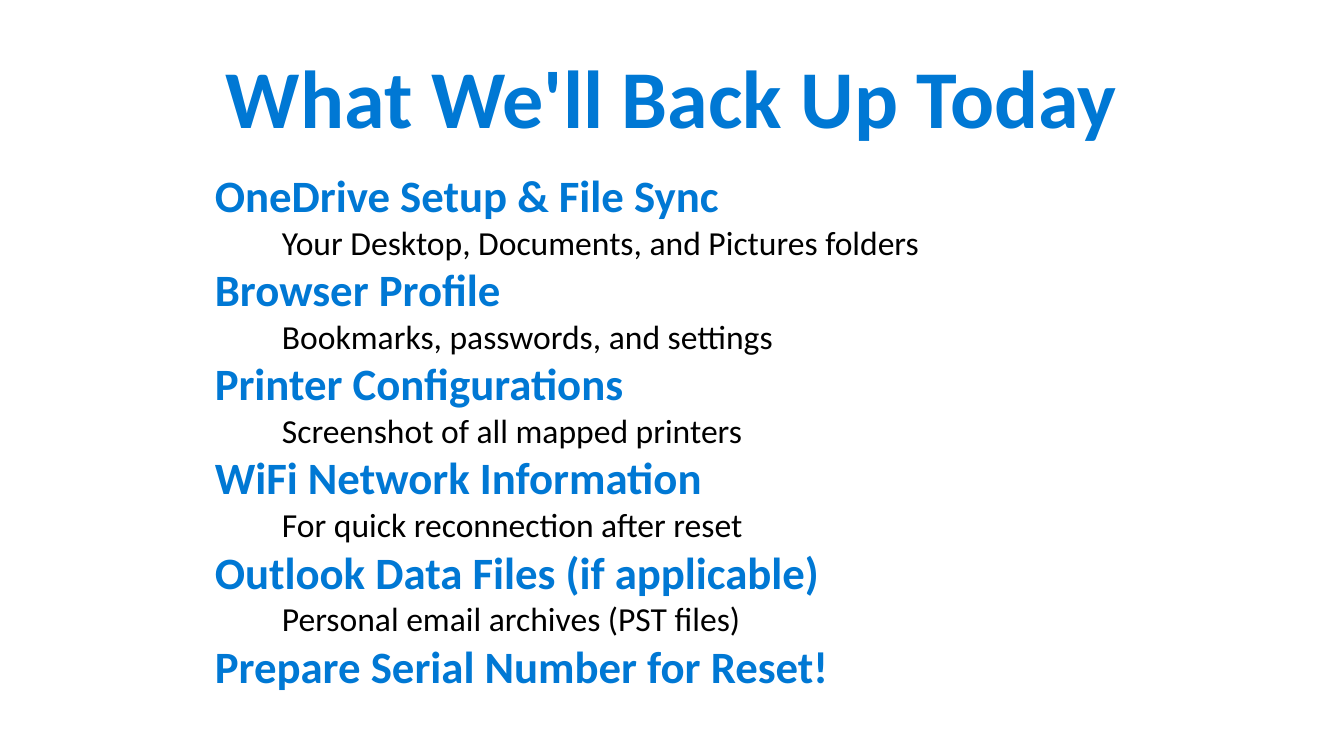
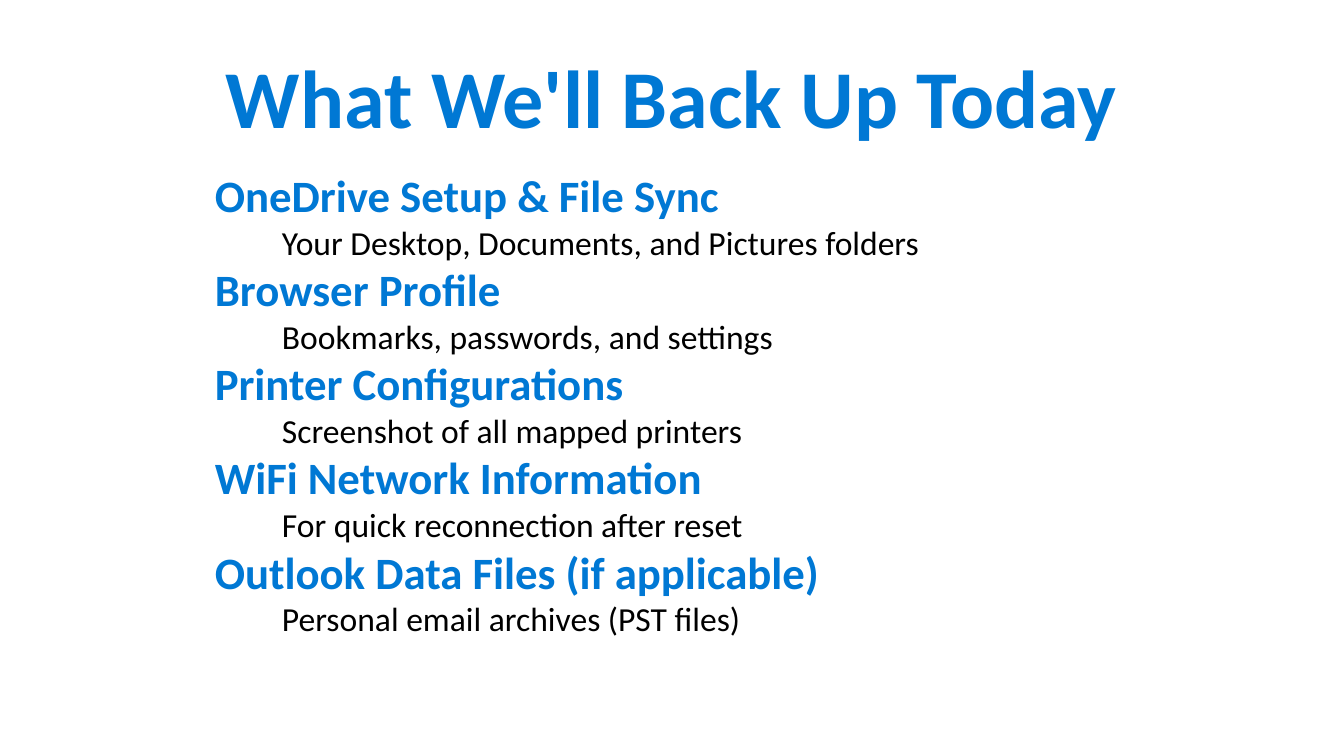
Before and after one commit to ipsghonline/tmp, a slide deck: slide 2 of presentation/Phase1-Backup-Guide.pptx. Drawn at 1344x756 pixels with LibreOffice and Linux fonts; fonts in the diff are those of the drawing. Boxes give left, top, right and bottom in pixels: in the first picture for what was removed or moved away, otherwise in the second. Text is boxed around its words. In the diff, an @@ line names an element or a change of style, - is before the commit and + after.

```diff
--- a/presentation/Phase1-Backup-Guide.pptx
+++ b/presentation/Phase1-Backup-Guide.pptx
@@ text at (215, 651, 828, 690): paragraph removed @@
-Prepare Serial Number for Reset!
```
Also in this commit, not shown: 8 other slides changed.
